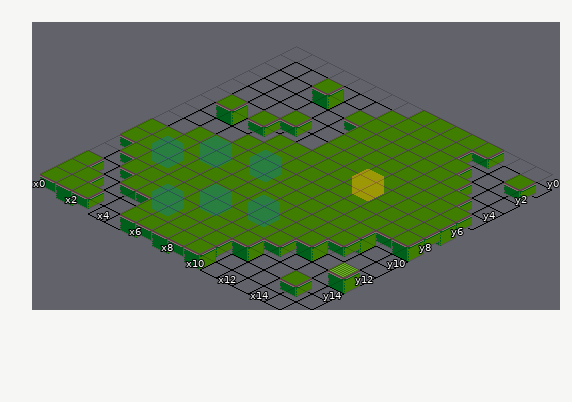
Tiled map -- scratch/battle-tutBoss.tmx. That is the earlier state.
Cells are 32x16 px. Isometric: x runs down to the right, y down to the left. Shown: x 0..15, y 0..15. Layer "Tiles" is drawn 0,16 px off the grid.
The result:
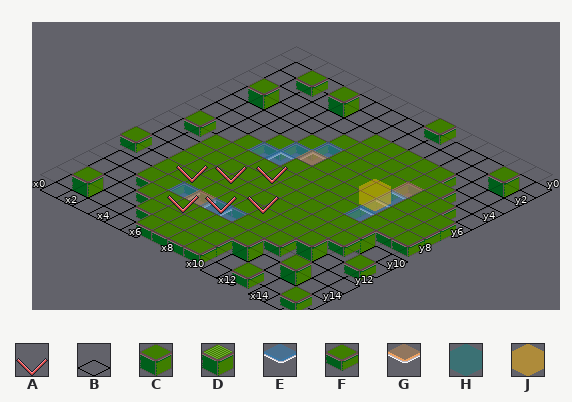
Key: from "control": A 1; from "floors": B 0, C 56, D 58, E 59, F 60, G 61; from "props-dynamic": H 1 "markerGreen", J 2 "markerOrange".
_ is an empty cell.
Objects are placed by the point they stand on, in cells (3,4 is the top-left corner of cell 3,4); size is 1x1 cell unless given.
What changed:
Layer "Tiles":
y 0: x 8 F -> B; x 10..12 FFF -> BBB
y 1: x 2..4 BCB -> FBC; x 7..11 FFFFF -> BBBBB; x 14..15 BF -> CB
y 2: x 5..12 BFFFFFFF -> _B_BBBBB
y 3: x 1 B -> C; x 7 F -> _; x 13 F -> B
y 4: x 4 F -> B; x 14 F -> B
y 5: x 1 C -> B; x 3 F -> B; x 6..7 BF -> FE; x 12 F -> G; x 15 F -> B
y 6: x 6..7 FF -> EG; x 12 F -> E; x 15 C -> F
y 7: x 1 B -> F; x 5..6 FF -> EE; x 12 F -> E
y 8: x 2 F -> B; x 12 F -> E; x 15 C -> F
y 9: x 0..2 FFF -> BBB
y 10: x 1..2 FF -> BB
y 11: x 1..2 FF -> BB; x 15 B -> F
y 12: x 2 F -> B; x 5..8 FFFF -> EGEE; x 15 D -> B
y 13: x 0 F -> B; x 3 F -> B; x 13 B -> C
y 14: x 0..1 FF -> BC; x 14 F -> B
y 15: x 0..2 FCF -> BBB; x 5 C -> B; x 7 C -> F; x 9 C -> F; x 12 B -> F; x 15 B -> F
Layer "Objects":
changed: J "MarkerEnemy0" at 11.8,7.1 size 1x2 -> J "MarkerEnemy0" at 12.7,7.5 size 1x2
added: A "MarkerAlly0" at 7.8,9 size 1x2
added: A "MarkerAlly2" at 6.5,10.3 size 1x2
added: A "MarkerAlly1" at 9.3,11.2 size 1x2
added: A "MarkerAlly4" at 5.2,11.4 size 1x2
added: A "MarkerAlly3" at 8,12.5 size 1x2
added: A "MarkerAlly5" at 6.8,13.6 size 1x2
removed: H "MarkerAlly0" at 7.4,9.1 size 1x2
removed: H "MarkerAlly2" at 5,9.8 size 1x2
removed: H "MarkerAlly4" at 3.5,11.2 size 1x2
removed: H "MarkerAlly1" at 10.2,11.9 size 1x2
removed: H "MarkerAlly3" at 8,12.8 size 1x2
removed: H "MarkerAlly5" at 6.5,14.2 size 1x2
